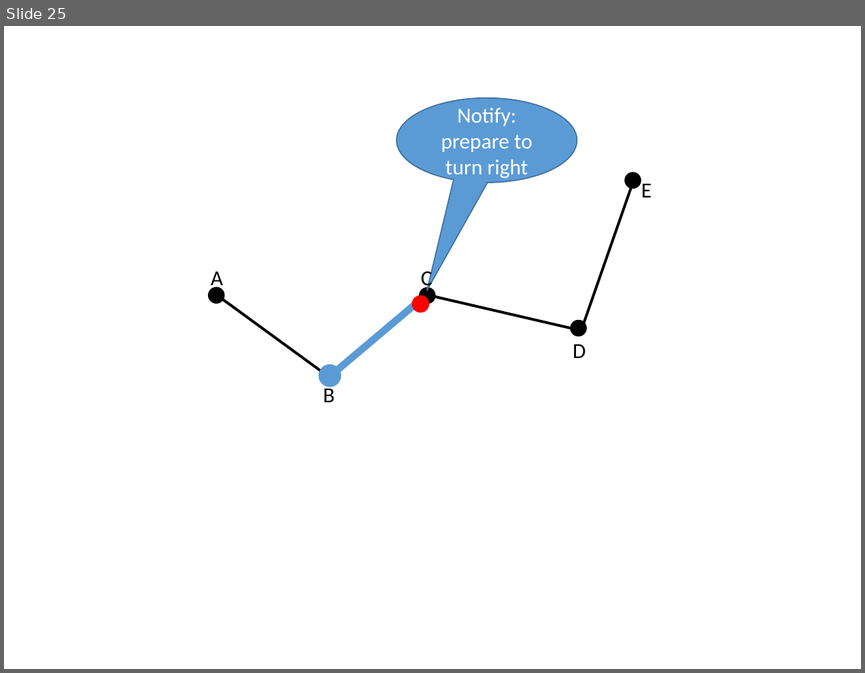
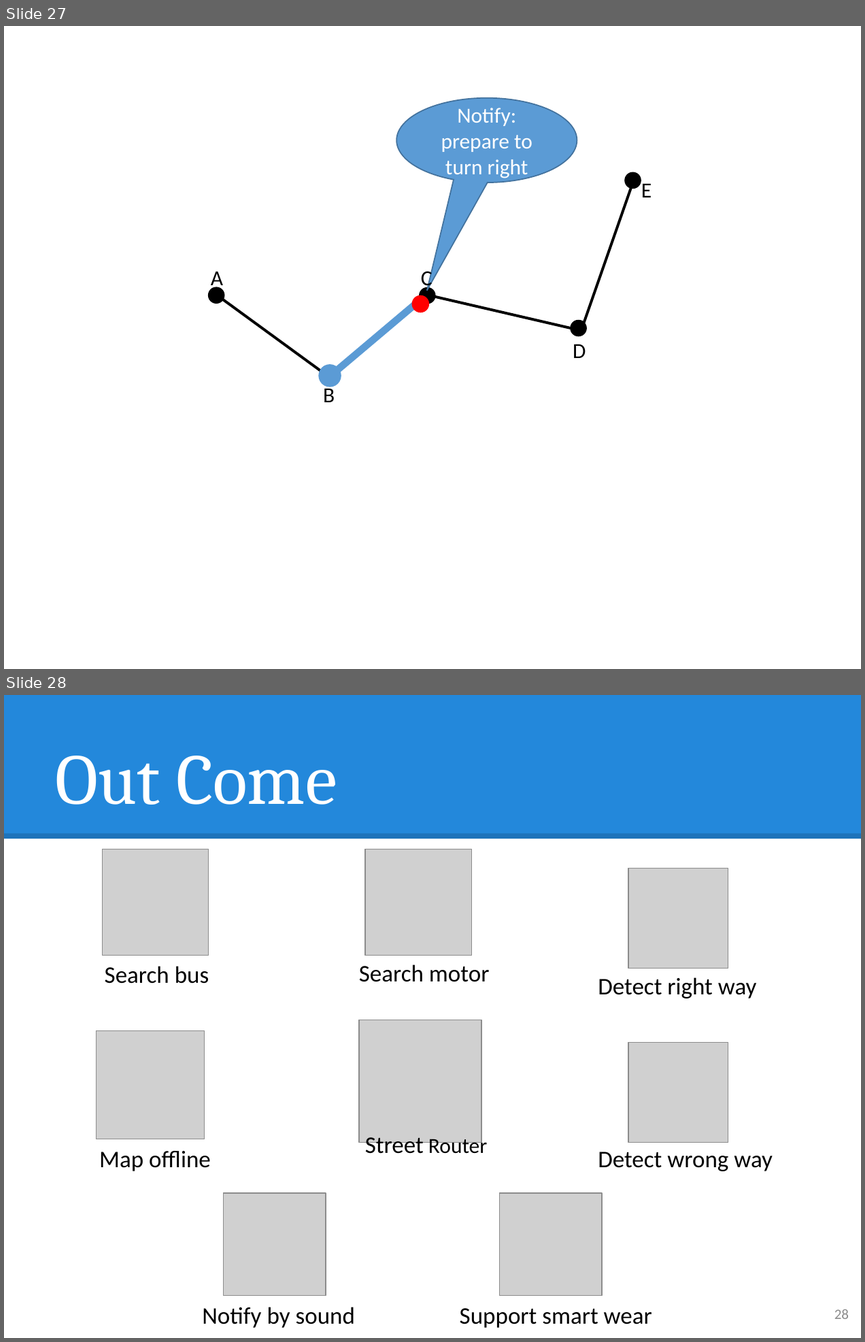
Before and after one commit to hqt/street-router, a slide deck: Document/presentation/nam/notify right route.pptx. Shown one above the other, each under a label of ours: slide 25 before the commit, slides 27 and 28 after it. The pictures are 865x673 and 865x1342 pixels, drawn with LibreOffice and Linux fonts; fonts in the diff are those of the drawing; grey boxes stand for pictures. Boxes give left, top, right and bottom in pixels: in the first picture for what was removed or moved away, otherwise in the second. Text is boxed around its words. In the diff, an @@ line names an element or a change of style, - is before the commit and + after.

```diff
--- a/Document/presentation/nam/notify right route.pptx
+++ b/Document/presentation/nam/notify right route.pptx
@@ slide 28 added at [4,695,861,1338], background #FFFFFF @@
@@ rectangle added at [4,695,861,839], fill #2388DB @@
@@ title added at [56,756,337,804], 60 pt, text #FFFFFF @@
+Out Come
@@ line added from (4, 836) to (861, 836), #000000 4.5 pt @@
@@ picture added at [102,849,208,955] @@
@@ picture added at [364,849,471,955] @@
@@ picture added at [628,868,728,968] @@
@@ text added at [105,966,209,983], 20 pt, text #000000 @@
+Search bus
@@ text added at [359,964,490,982], 20 pt, text #000000 @@
+Search motor
@@ text added at [598,977,757,998], 20 pt, text #000000 @@
+Detect right way
@@ picture added at [359,1020,481,1142] @@
@@ picture added at [96,1031,204,1139] @@
@@ picture added at [628,1042,728,1142] @@
@@ text added at [365,1135,487,1159], 20 pt, text #000000 @@
+Street Router
@@ text added at [99,1151,211,1171], 20 pt, text #000000 @@
+Map offline
@@ text added at [598,1151,772,1171], 20 pt, text #000000 @@
+Detect wrong way
@@ picture added at [224,1193,326,1295] @@
@@ picture added at [499,1193,602,1295] @@
@@ text added at [202,1306,355,1327], 20 pt, text #000000 @@
+Notify by sound
@@ text added at [460,1308,652,1327], 20 pt, text #000000 @@
+Support smart wear
@@ page number added at [834,1309,849,1319], 12 pt, text #8C8C8C @@
+28
@@ what was slide 25 is now slide 27 @@
```
Also in this commit, not shown: 1 slide changed, 2 other slides added, 1 other file.
